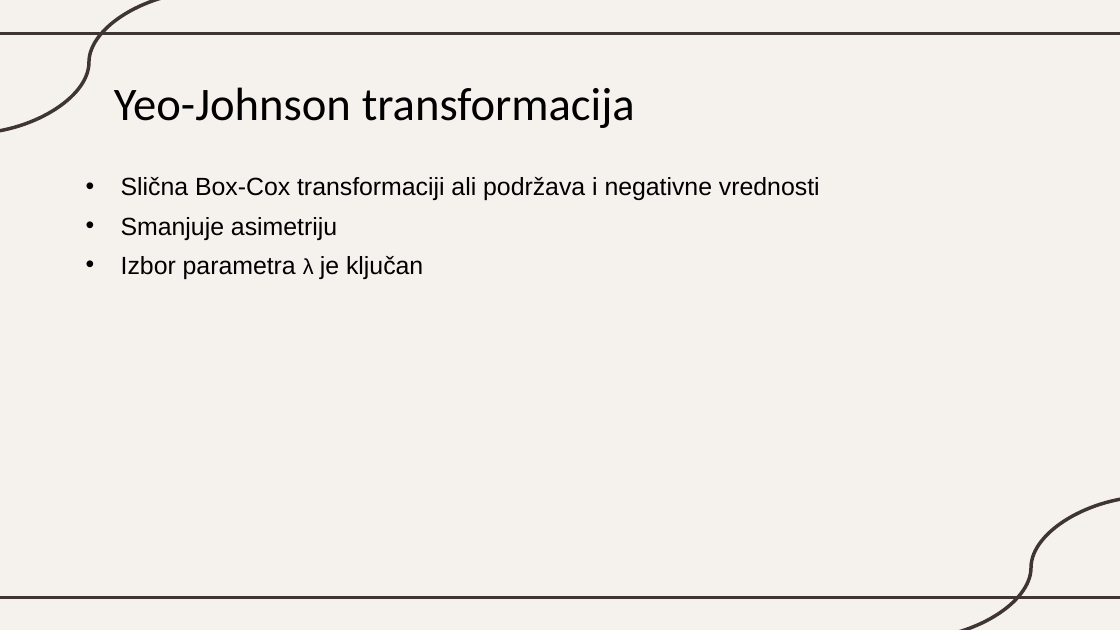
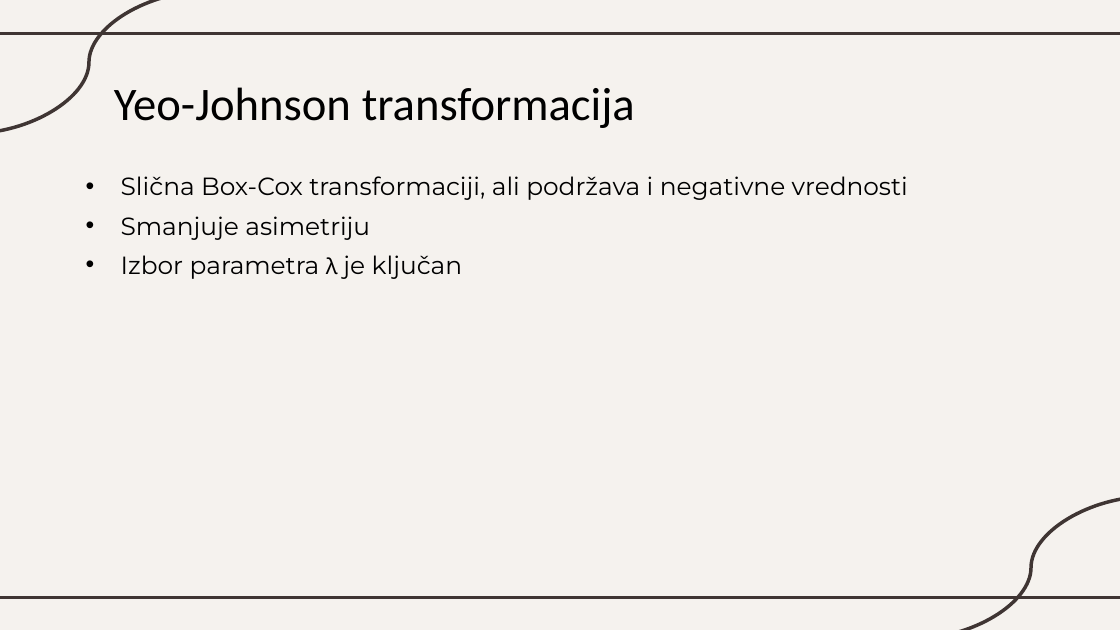
Before and after one commit to katarinaast/Data-transformation-in-machine-learning, a slide deck: slide 15 of Transformacija podataka.pptx. Drawn at 1120x630 pixels with LibreOffice and Linux fonts; fonts in the diff are those of the drawing. Boxes give left, top, right and bottom in pixels: in the first picture for what was removed or moved away, otherwise in the second. Text is boxed around its words. In the diff, an @@ line names an element or a change of style, - is before the commit and + after.

```diff
--- a/Transformacija podataka.pptx
+++ b/Transformacija podataka.pptx
@@ text at bbox=[121, 176, 908, 200]: text changed; font Arial to Montserrat @@
-• Slična Box-Cox transformaciji ali podržava i negativne vrednosti
+• Slična Box-Cox transformaciji, ali podržava i negativne vrednosti
@@ text at bbox=[121, 216, 463, 279]: font Arial to Montserrat in "Smanjuje asimetriju", "Izbor parametra λ je ključan" @@
```
Also in this commit, not shown: 30 other slides changed.
